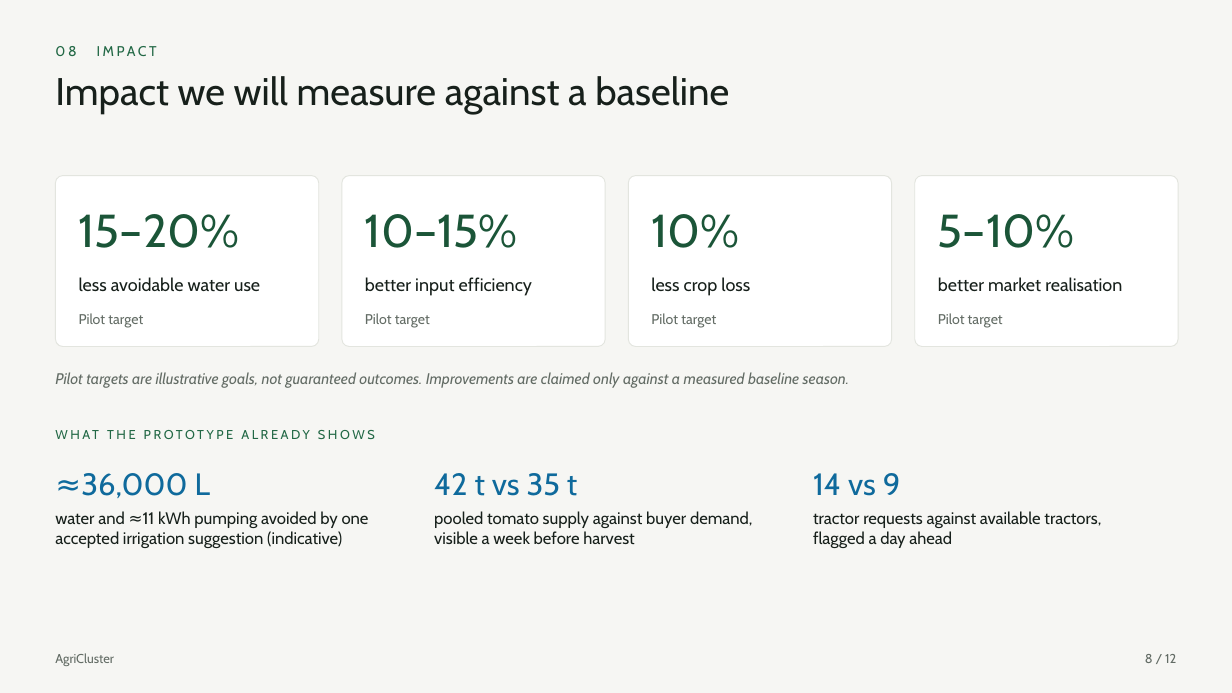
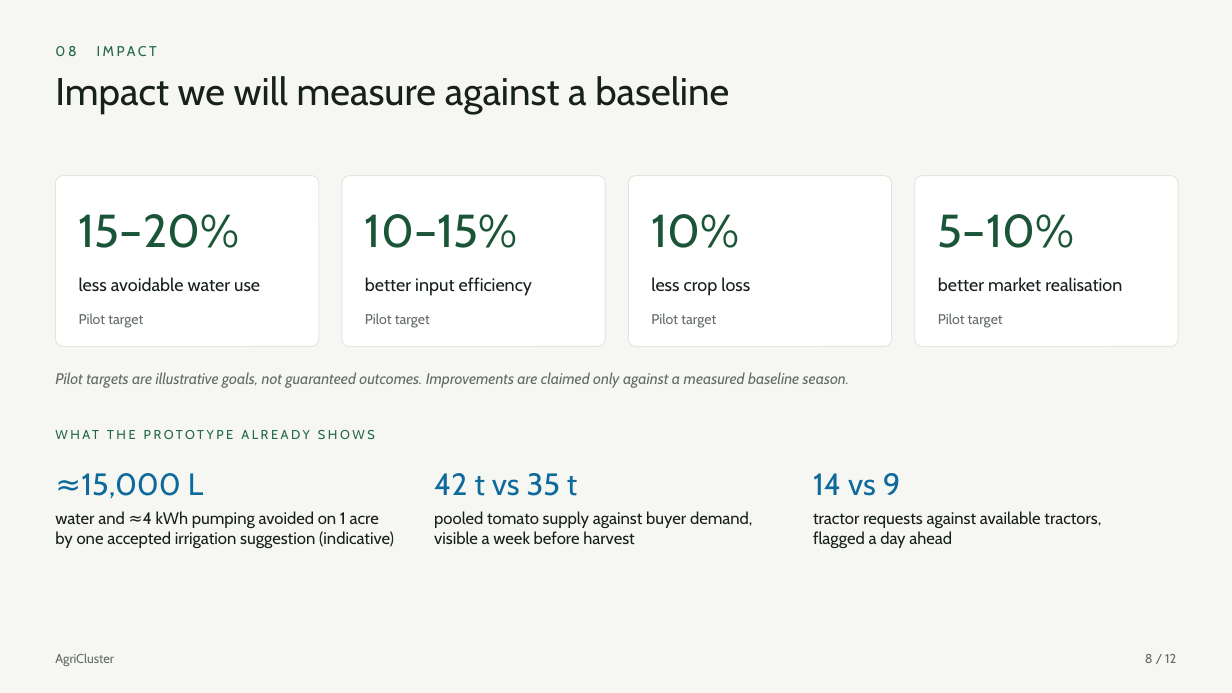
Before and after one commit to spandanamahesh63-hue/Agri_cluster-2, a slide deck: slide 8 of deck/AgriCluster-pitch.pptx. Drawn at 1232x693 pixels with LibreOffice and Linux fonts; fonts in the diff are those of the drawing. Boxes give left, top, right and bottom in pixels: in the first picture for what was removed or moved away, otherwise in the second. Text is boxed around its words. In the diff, an @@ line names an element or a change of style, - is before the commit and + after.

```diff
--- a/deck/AgriCluster-pitch.pptx
+++ b/deck/AgriCluster-pitch.pptx
@@ text at (x1=81, y1=473, x2=203, y2=498): text changed @@
-≈36,000 L
+≈15,000 L
@@ text at (x1=55, y1=511, x2=394, y2=548): text changed @@
-water and ≈11 kWh pumping avoided by one accepted irrigation suggestion (indicative)
+water and ≈4 kWh pumping avoided on 1 acre by one accepted irrigation suggestion (indicative)
```
Also in this commit, not shown: 4 other slides changed, 1 slide added, 1 slide removed, 24 other files.
